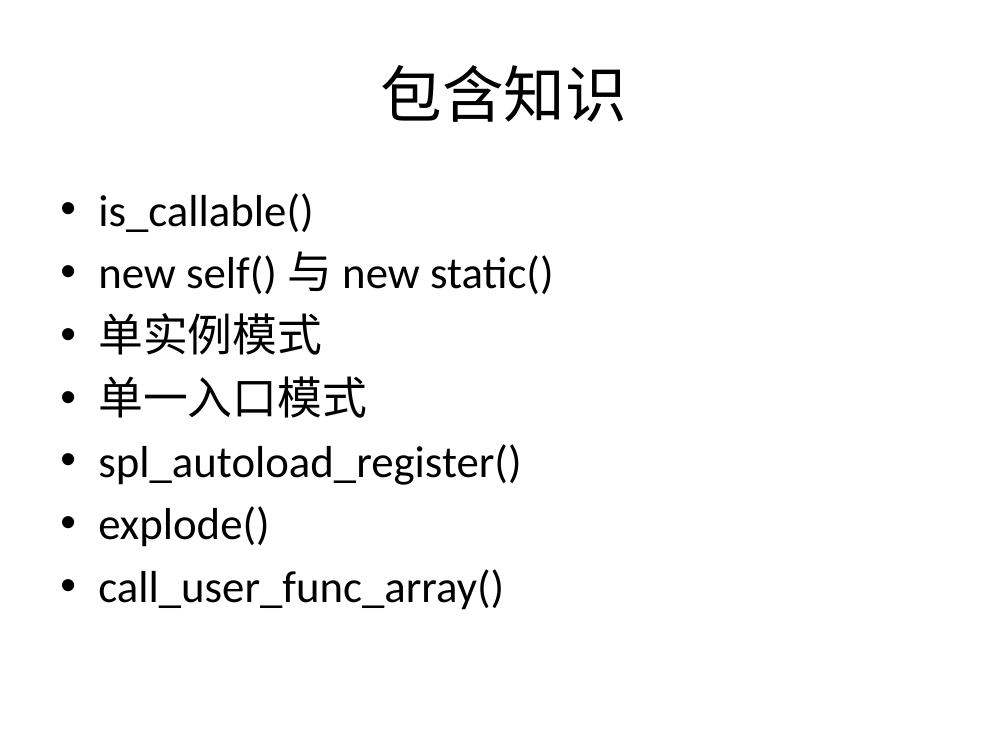
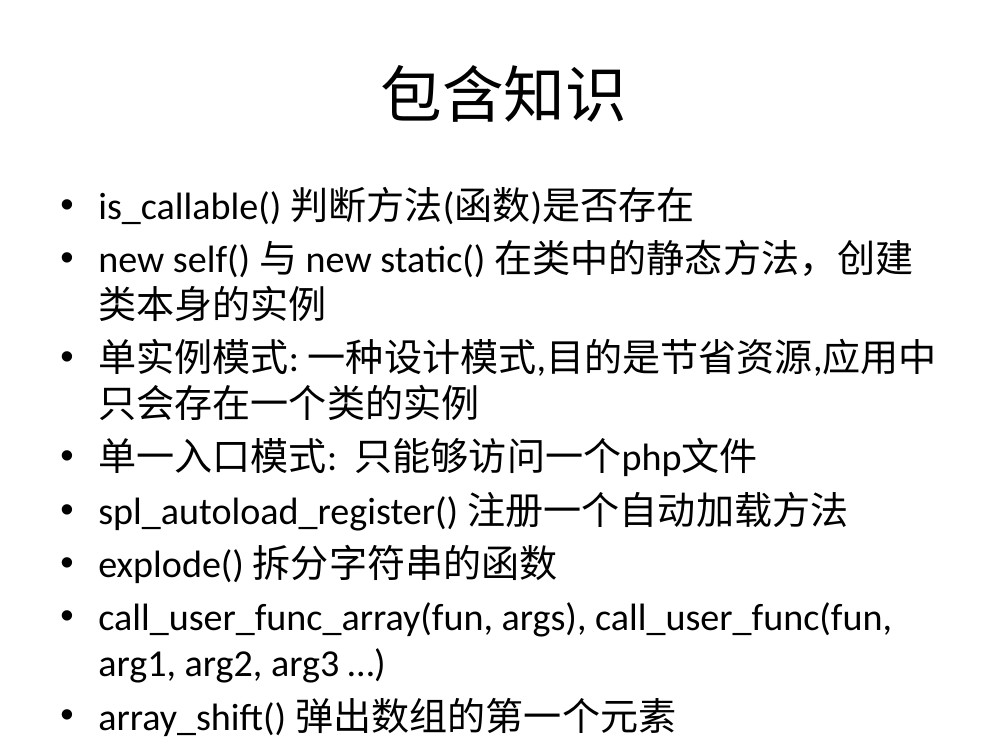
Before and after one commit to zhan3333/php-example, a slide deck: slide 6 of doc/ppt/第十二课-博客系统设计.pptx (slide 5 before the commit). Drawn at 1008x756 pixels with LibreOffice and Linux fonts; fonts in the diff are those of the drawing. Boxes give left, top, right and bottom in pixels: in the first picture for what was removed or moved away, otherwise in the second. Text is boxed around its words. In the diff, an @@ line names an element or a change of style, - is before the commit and + after.

Commit message:
增加第十二课，博客系统设计代码

```diff
--- a/doc/ppt/第十二课-博客系统设计.pptx
+++ b/doc/ppt/第十二课-博客系统设计.pptx
@@ text at (98,187,937,683): text changed; size 32 to 27.2 pt @@
-• is_callable()
-• new self() 与 new static()
-• 单实例模式
-• 单一入口模式
-• spl_autoload_register()
-• explode()
-• call_user_func_array()
+• is_callable() 判断方法(函数)是否存在
+• new self() 与 new static() 在类中的静态方法，创建类本身的实例
+• 单实例模式: 一种设计模式,目的是节省资源,应用中只会存在一个类的实例
+• 单一入口模式: 只能够访问一个php文件
+• spl_autoload_register() 注册一个自动加载方法
+• explode() 拆分字符串的函数
+• call_user_func_array(fun, args), call_user_func(fun, arg1, arg2, arg3 …)
+• array_shift() 弹出数组的第一个元素
```
Also in this commit, not shown: 3 slides added, 5 other files.
